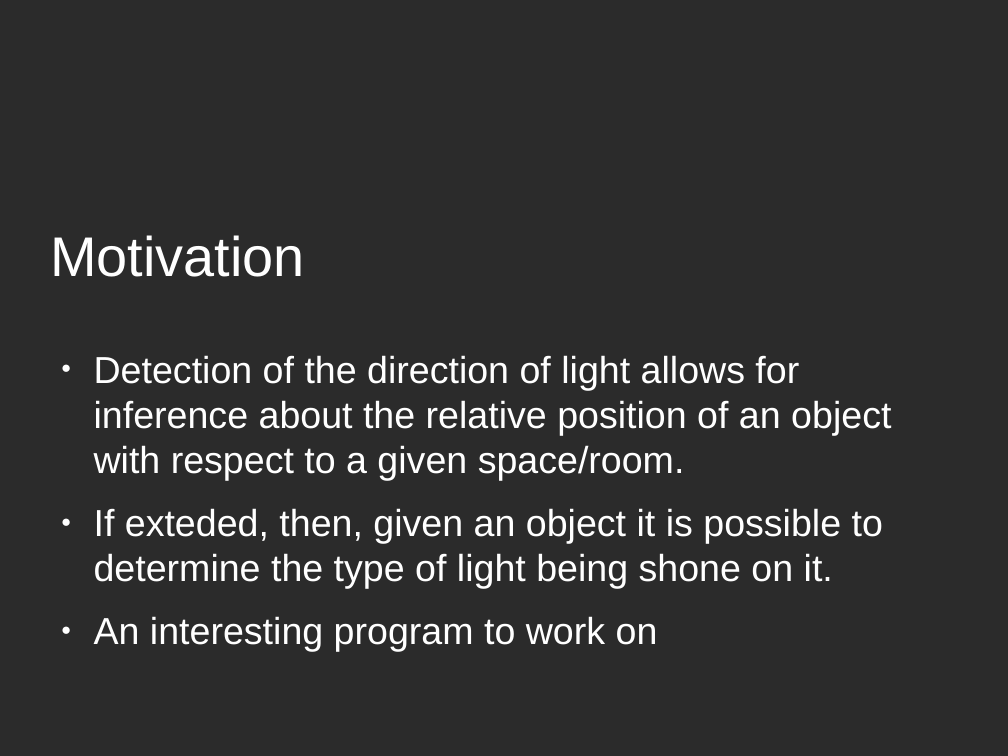
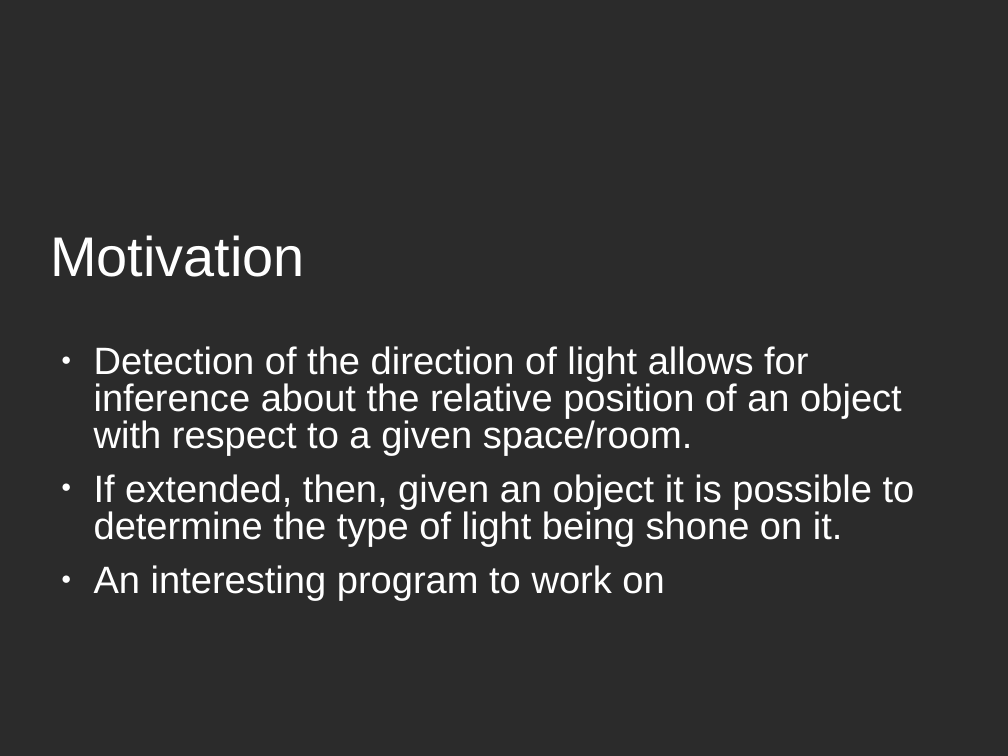
Before and after one commit to Anirudh-Shrikanth/light_source_direction_detection, a slide deck: slide 3 of PPT.odp (slide 2 before the commit). Drawn at 1008x756 pixels with LibreOffice and Linux fonts; fonts in the diff are those of the drawing; background and template pictures are left out; a plain dark background stands for a picture behind light text. Boxes give left, top, right and bottom in pixels: in the first picture for what was removed or moved away, otherwise in the second. Text is boxed around its words. In the diff, an @@ line names an element or a change of style, - is before the commit and + after.

```diff
--- a/PPT.odp
+++ b/PPT.odp
@@ text at [94,346,902,601]: size 29.6 to 30 pt in "Detection of the direction of light allows ...", "An interesting program to work on"; indent changed; line spacing 1 to 0.8 @@
@@ text at [94,474,915,547]: text changed; size 29.6 to 30 pt @@
-● If exteded, then, given an object it is possible to determine the type of light being shone on it.
+● If extended, then, given an object it is possible to determine the type of light being shone on it.
```
Also in this commit, not shown: 6 other slides changed, 1 slide added.
